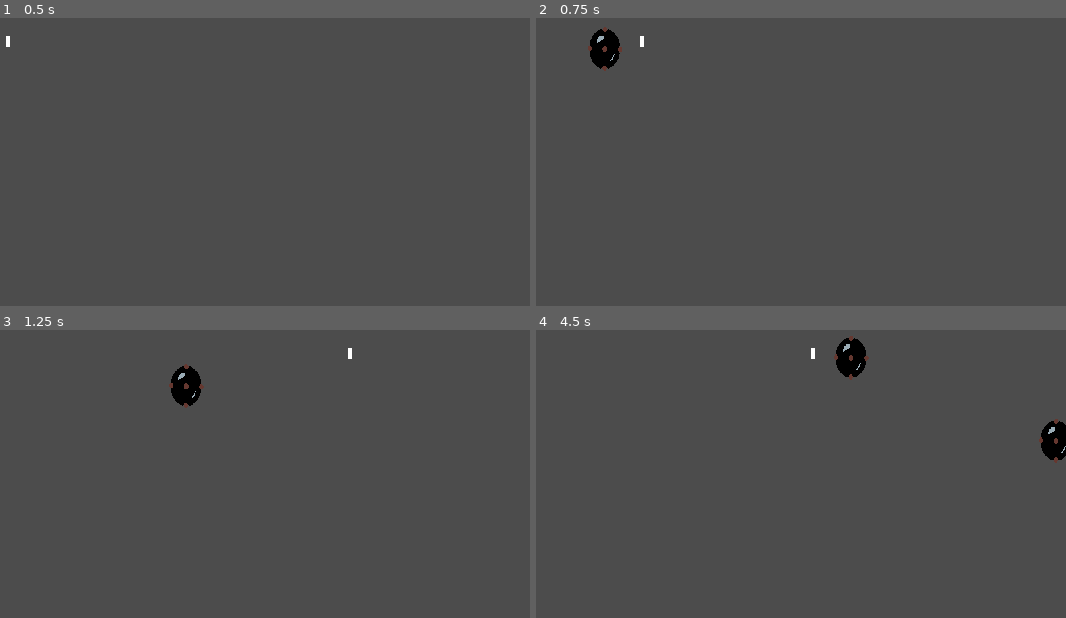
Above: before the commit, frames 1-4 (two rows, left to right).
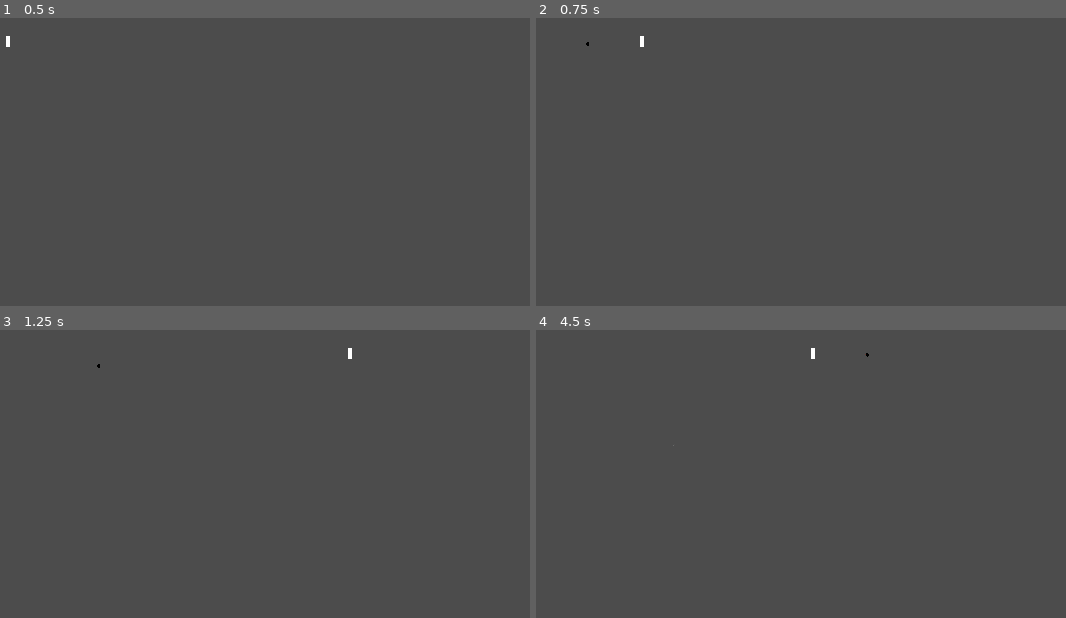
Above: after the commit, the same moments.

Repository: Gladys-Magni/Magni
Game: Godot game, scene res://Game.tscn
The game is run twice, just before and just after one commit, with the same random seed, the same clock (stepped at 60 frames per second) and the same inputs.
Inputs (mouse positions are in pixels of both pictures, inside the frame that each line leads up to):
- Up to frame 1 (0.5 s): no input
- Up to frame 2 (0.75 s): tap Enter at 0.5 s; move the mouse to (885, 107) at 0.52 s; hold D (right) from 0.53 s (still down); click (885, 107) at 0.6 s
- Up to frame 3 (1.25 s): keep holding D (right)
- Up to frame 4 (4.5 s): move the mouse to (615, 456) at 1.27 s; release D (right) at 1.28 s; hold S (backward) 1.28-2.03 s; click (615, 456) at 1.35 s; move the mouse to (811, 358) at 2.02 s; hold D (right) 2.03-2.78 s; click (811, 358) at 2.1 s; move the mouse to (716, 508) at 2.77 s; hold W (forward) 2.78-3.53 s; click (716, 508) at 2.85 s; move the mouse to (938, 491) at 3.52 s; hold A (left) from 3.53 s (still down); click (938, 491) at 3.6 s; move the mouse to (551, 384) at 4.27 s; click (551, 384) at 4.35 s

Frame 1 is identical in both runs. In frame 2, 0.7% of the frame differs, in the area x 9-17%, y 3-19%; in frame 3, 0.7%; in frame 4, 1.2%, in the area x 25-100%, y 2-47%.

Commit message:
hideexpl

Diff:
--- a/project/CannonBall.gd
+++ b/project/CannonBall.gd
@@ -8,7 +8,7 @@
 var exploding=false
 var movement=Vector2()
 var startpos=Vector2()
-const SPEED = 50
+var SPEED = 40
 const distructiondistance=60
 func _length(var vec):
 	return sqrt(vec.x*vec.x+vec.y*vec.y)
@@ -26,7 +26,7 @@
 # Called every frame. 'delta' is the elapsed time since the previous frame.
 func _physics_process(delta):
 	if(!exploding):
-		global_position+= movement
+		global_position += movement.normalized()*SPEED/100
 		if(_length(self.global_position-startpos)>distructiondistance):
 			_explode()
 		#for body in get_overlapping_bodies():
@@ -58,3 +58,10 @@
 func _on_Explosion_animation_finished():
 	queue_free()
 	pass # Replace with function body.
+
+
+
+
+func _on_VisibilityNotifier2D_viewport_exited(viewport):
+	_explode()
+	pass # Replace with function body.
--- a/project/projectile/CannonBall.tscn
+++ b/project/projectile/CannonBall.tscn
@@ -46,6 +46,7 @@
 } ]
 
 [node name="CannonBall" type="Area2D" groups=["Projectile"]]
+scale = Vector2( 0.1, 0.1 )
 script = ExtResource( 1 )
 
 [node name="Sprite" type="Sprite" parent="."]
